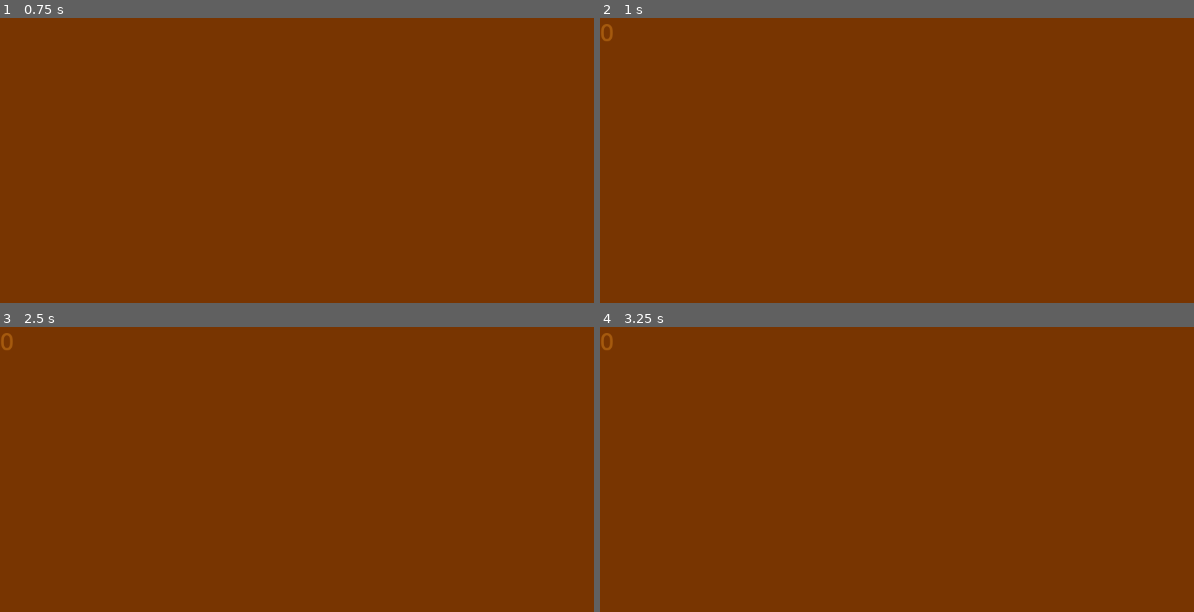
Above: before the commit, frames 1-4 (two rows, left to right).
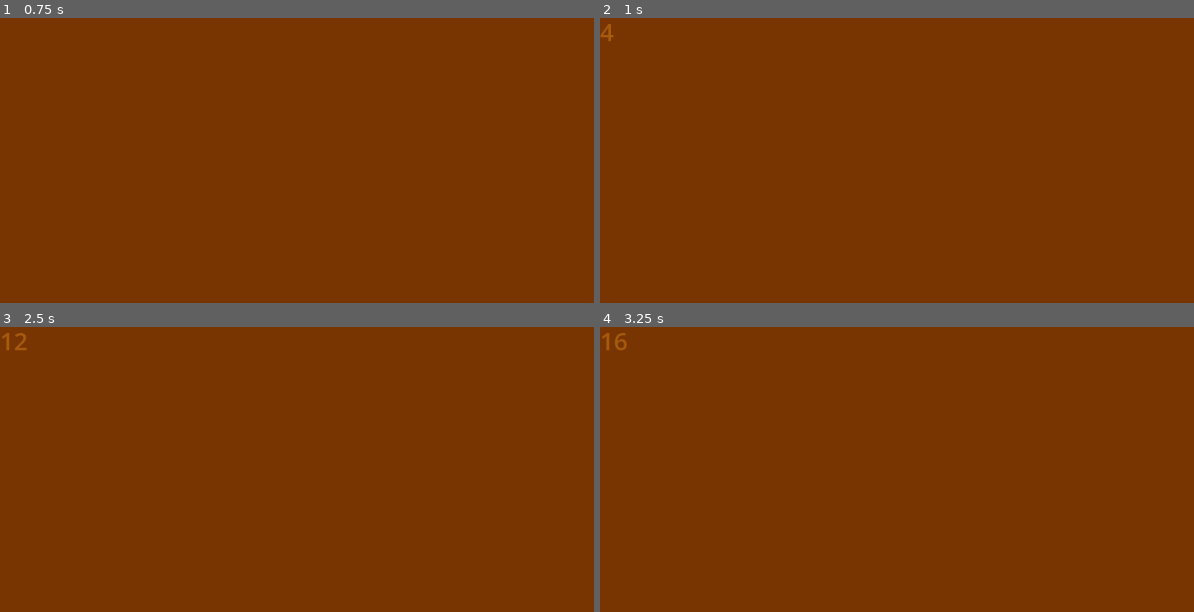
Above: after the commit, the same moments.

Repository: OscarPindaro/GodotWildJam63
Game: Godot game, scene res://scenes/minigames/scratch/scratch_base.tscn
Same seed, same stepped clock (60 frames per second), same inputs: the game is played once before the commit and once after it. Before the commit the project has no main scene; this scene is started directly in both runs. Sound files missing from this copy of the repository are replaced by a short silence.
Inputs (mouse positions are in pixels of both pictures, inside the frame that each line leads up to):
- Up to frame 1 (0.75 s): tap Enter at 0.5 s; move the mouse to (576, 217) at 0.52 s; click (576, 217) at 0.67 s
- Up to frame 2 (1 s): no input
- Up to frame 3 (2.5 s): tap Space at 1.25 s; move the mouse to (237, 572) at 1.27 s; click (237, 572) at 1.42 s; tap Enter at 2 s; move the mouse to (481, 449) at 2.02 s; click (481, 449) at 2.17 s
- Up to frame 4 (3.25 s): tap Space at 2.75 s; move the mouse to (outside the picture) at 2.77 s; click (outside the picture) at 2.92 s

Frame 1 is identical in both runs. In frame 2, less than 0.1% of the frame differs, in the area x 0-3%, y 2-9%; in frame 3, 0.1%; in frame 4, 0.1%, in the area x 0-5%, y 2-9%.

Commit message:
drop glass minigame

Diff:
--- a/Asset/Scripts/Main.gd
+++ b/Asset/Scripts/Main.gd
@@ -1,4 +1,4 @@
-extends Node2D
+extends "res://scenes/minigames/BaseMinigame.gd"
 #load
 var Pad  = preload("res://scenes/minigames/scratch/taglio.tscn")
 #var Line = preload("res://scenes/minigames/Line.tscn")
@@ -6,6 +6,7 @@
 #??
 var CC = Sprite2D
 var PT = Label
+var SE = AudioStreamPlayer2D
 #var
 var curentComplition = 0
 var maxComplition = 100
@@ -27,6 +28,9 @@
 	var nodePath2:NodePath = "./PT"
 	PT = Label.new()
 	PT = get_node(nodePath2)
+	var nodePath3:NodePath = "./SE"
+	SE = AudioStreamPlayer2D.new()
+	SE = get_node(nodePath3)
 	pass
 
 func _process(delta):
@@ -38,12 +42,15 @@
 			if event.button_index == MOUSE_BUTTON_LEFT and event.is_pressed():
 				isPressed = true
 				startPoint = CC._returnMousePos()
+				#start sound
+				SE.play()
 		if event is InputEventMouseButton and isPressed == true:
 			if  (event.button_index == MOUSE_BUTTON_LEFT and event.is_released()):
 				timer = 0
 				endPoint = CC._returnMousePos()
 				_spawnSquare()
 				isPressed = false
+				SE.stop()
 ###################################
 func _spawnSquare():
 	#spawn square
--- a/Asset/Scripts/Pad.gd
+++ b/Asset/Scripts/Pad.gd
@@ -25,6 +25,13 @@
 
 	res["width"] = abs(endPoint.x - startPoint.x)
 	res["height"] = abs(endPoint.y - startPoint.y)
+
+	if res["width"] < 20:
+		res["width"] = 20
+	if res["height"] <20:
+		res["height"] = 20
+
+
 	Area = res["width"] * res["height"]
 	return res
 
@@ -44,9 +51,14 @@
 func _setPosition(startPoint, endPoint, pad):
 	var temp = Vector2(startPoint.x,startPoint.y)
 	pad.set_position(temp)
+
+
 	var AC = abs(endPoint.x - startPoint.x)
 	var BC =  abs(endPoint.y - startPoint.y)
+
 	var a = atan(BC/AC)
 	var degrees = a * (180 / PI)
+
 	pad.rotate(degrees)
+
 	pass
--- a/project.godot
+++ b/project.godot
@@ -11,6 +11,7 @@
 [application]
 
 config/name="Godot Wild Jam 63"
+run/main_scene="res://scenes/minigames/scratch/wolrd.tscn"
 config/features=PackedStringArray("4.1", "GL Compatibility")
 config/icon="res://icon.svg"
 
--- a/scenes/minigames/BaseMinigame.gd
+++ b/scenes/minigames/BaseMinigame.gd
@@ -1,3 +1,5 @@
+class_name BaseMinigame
+
 extends Node2D
 
 var announcer_audio_player : AudioStreamPlayer
--- /dev/null
+++ b/scenes/minigames/DropGlass/Asset/a.tscn
@@ -0,0 +1,10 @@
+[gd_scene load_steps=3 format=3 uid="uid://doc1j68x5ix37"]
+
+[ext_resource type="Texture2D" uid="uid://cb3stn2027hvg" path="res://scenes/minigames/DropGlass/Asset/A.png" id="1_8rkfj"]
+[ext_resource type="Script" path="res://scenes/minigames/DropGlass/Script/Glass.gd" id="2_yugdm"]
+
+[node name="A" type="Sprite2D"]
+texture = ExtResource("1_8rkfj")
+script = ExtResource("2_yugdm")
+
+[node name="Area2D" type="Area2D" parent="."]
--- /dev/null
+++ b/scenes/minigames/DropGlass/Asset/prefabs/A.tscn
@@ -0,0 +1,18 @@
+[gd_scene load_steps=4 format=3 uid="uid://duuwbhgwqnyi6"]
+
+[ext_resource type="Script" path="res://scenes/minigames/DropGlass/Script/Glass.gd" id="1_7haq2"]
+[ext_resource type="Texture2D" uid="uid://cb3stn2027hvg" path="res://scenes/minigames/DropGlass/Asset/A.png" id="1_vhthe"]
+
+[sub_resource type="RectangleShape2D" id="RectangleShape2D_xrrdh"]
+size = Vector2(492, 470)
+
+[node name="Node2D" type="Area2D"]
+script = ExtResource("1_7haq2")
+
+[node name="Sprite2D" type="Sprite2D" parent="."]
+scale = Vector2(0.25, 0.25)
+texture = ExtResource("1_vhthe")
+
+[node name="CollisionShape2D" type="CollisionShape2D" parent="."]
+scale = Vector2(0.25, 0.25)
+shape = SubResource("RectangleShape2D_xrrdh")
--- /dev/null
+++ b/scenes/minigames/DropGlass/Asset/prefabs/B.tscn
@@ -0,0 +1,18 @@
+[gd_scene load_steps=4 format=3 uid="uid://cslomv7i52myw"]
+
+[ext_resource type="Script" path="res://scenes/minigames/DropGlass/Script/Glass.gd" id="1_3q2kg"]
+[ext_resource type="Texture2D" uid="uid://byuyw6h4s3bs8" path="res://scenes/minigames/DropGlass/Asset/B.jpeg" id="1_8p8hu"]
+
+[sub_resource type="RectangleShape2D" id="RectangleShape2D_avwgb"]
+size = Vector2(696, 683)
+
+[node name="Node2D" type="Area2D"]
+script = ExtResource("1_3q2kg")
+
+[node name="Sprite2D" type="Sprite2D" parent="."]
+scale = Vector2(0.25, 0.25)
+texture = ExtResource("1_8p8hu")
+
+[node name="CollisionShape2D" type="CollisionShape2D" parent="."]
+scale = Vector2(0.2, 0.2)
+shape = SubResource("RectangleShape2D_avwgb")
--- /dev/null
+++ b/scenes/minigames/DropGlass/Asset/prefabs/C.tscn
@@ -0,0 +1,18 @@
+[gd_scene load_steps=4 format=3 uid="uid://dm5rpnwk07vmq"]
+
+[ext_resource type="Script" path="res://scenes/minigames/DropGlass/Script/Glass.gd" id="1_x42pv"]
+[ext_resource type="Texture2D" uid="uid://b5j83uykej4m2" path="res://scenes/minigames/DropGlass/Asset/C.jpeg" id="1_xb71b"]
+
+[sub_resource type="RectangleShape2D" id="RectangleShape2D_n5njl"]
+size = Vector2(475, 499)
+
+[node name="Node2D" type="Area2D"]
+script = ExtResource("1_x42pv")
+
+[node name="Sprite2D" type="Sprite2D" parent="."]
+scale = Vector2(0.25, 0.25)
+texture = ExtResource("1_xb71b")
+
+[node name="CollisionShape2D" type="CollisionShape2D" parent="."]
+scale = Vector2(0.25, 0.25)
+shape = SubResource("RectangleShape2D_n5njl")
--- /dev/null
+++ b/scenes/minigames/DropGlass/Script/Glass.gd
@@ -0,0 +1,104 @@
+extends Area2D
+
+var speed = 50
+var deltaT = 0.0
+var bMove = false
+var bUp = true
+var bRight = true
+
+var Player
+# Called when the node enters the scene tree for the first time.
+func _ready():
+	pass # Replace with function body.
+
+
+# Called every frame. 'delta' is the elapsed time since the previous frame.
+func _process(delta):
+	if bMove == true:
+		deltaT += delta
+		if bRight == true:
+			position.x -= speed * delta
+		else:
+			position.x += speed * delta
+		if bUp == true:
+			position.y -= speed * delta
+		else:
+			position.y += speed * delta
+	if deltaT > 1.5:
+		deltaT = 0
+		bUp = false
+		bRight = false
+		bMove = false
+func _doAll(v2Cord):
+	#_setSize(FatherSize,_relativeSize())
+	_setPosition(v2Cord)
+	pass
+
+func _relativeSize():
+	var res = {"width":0,"height":0}
+
+	return res
+
+func _setSize(fatherSize,relativeSize):
+	var xZ = fatherSize.x
+	var yZ = fatherSize.y
+
+	var xC = relativeSize.width
+	var yC = relativeSize.height
+
+	var Fx = (xC * 100)/xZ
+	var Fy = (yC * 100)/xZ
+
+	self.scale.x = Fx/30
+	self.scale.y = Fy/30
+
+func _setPosition(v2Cords):
+	#var temp = Vector2(startPoint.x,startPoint.y)
+	self.set_position(v2Cords)
+
+
+	#var AC = abs(endPoint.x - startPoint.x)
+	#var BC =  abs(endPoint.y - startPoint.y)
+
+	#var a = atan(BC/AC)
+	#var degrees = a * (180 / PI)
+
+	#pad.rotate(degrees)
+
+	pass
+
+func _yameteeeEEEEEEE(posCat):
+	var catX = abs(posCat.x)
+	var catY = abs(posCat.y)
+
+	var glaX = abs(self.global_position.x)
+	var glaY = abs(self.global_position.y)
+
+	if catX < glaX:
+		bRight = false
+	if catY < glaY:
+		bUp = false
+	bMove = true
+
+func _iMOBMB(player):
+	Player = player
+
+func _on_area_2d_area_entered(area):
+	if area.is_in_group("bicchieri"):
+		area.hide()# Replace with function body.
+		Player.GlassOutGimePoint()
+
+func _on_area_2d_2_area_entered(area):
+	if area.is_in_group("bicchieri"):
+		area.hide()# Replace with function body.
+		Player.GlassOutGimePoint()
+
+func _on_area_2d_3_area_entered(area):
+	if area.is_in_group("bicchieri"):
+		area.hide()# Replace with function body.
+		Player.GlassOutGimePoint()
+
+func _on_area_2d_4_area_entered(area):
+	if area.is_in_group("bicchieri"):
+		area.hide()# Replace with function body.
+		Player.GlassOutGimePoint()
--- /dev/null
+++ b/scenes/minigames/DropGlass/Script/Label.gd
@@ -0,0 +1,16 @@
+extends Label
+
+var testo = ""
+
+# Called when the node enters the scene tree for the first time.
+func _ready():
+	pass # Replace with function body.
+
+# Called every frame. 'delta' is the elapsed time since the previous frame.
+func _process(delta):
+	pass
+
+func _grabData(data):
+	testo = str(data)
+	var my_label = self
+	my_label.text = testo
--- /dev/null
+++ b/scenes/minigames/DropGlass/Script/OOB.gd
@@ -0,0 +1,11 @@
+extends Area2D
+
+
+# Called when the node enters the scene tree for the first time.
+func _ready():
+	pass # Replace with function body.
+
+
+# Called every frame. 'delta' is the elapsed time since the previous frame.
+func _process(delta):
+	pass
--- /dev/null
+++ b/scenes/minigames/DropGlass/Script/Player.gd
@@ -0,0 +1,142 @@
+extends Node2D
+
+var World: Node2D
+
+var G1: Area2D
+var G2: Area2D
+var G3: Area2D
+var G4: Area2D
+var G5: Area2D
+
+@onready var collision_shape = $CollisionShape2D
+
+
+var speed = 300
+var deltaM
+
+var bG1 = false
+var bG2 = false
+var bG3 = false
+var bG4 = false
+var bG5 = false
+var cheatCode = false
+var bMUp = true
+var bMLeft = true
+var bMRight = true
+var bMDown = true
+var bDone = false
+var block = false
+
+var totalPoint = 0
+var timer = 50
+var ASACHI = 0
+func _ready():
+	bDone = true
+
+func _process(delta):
+	if bDone == true:
+		timer -= delta
+		deltaM = delta
+
+
+
+func _input(event):
+	if block == false:
+		print("x: ", global_position.x, "  y: ", global_position.y)
+		if bMUp == true and event is InputEventKey and event.as_text_keycode() == "W":
+			self.global_position.y -= speed * deltaM
+		if bMLeft == true and event is InputEventKey and event.as_text_keycode() == "A":
+			self.global_position.x -= speed * deltaM
+		if bMDown == true and event is InputEventKey and event.as_text_keycode() == "S":
+			self.global_position.y += speed * deltaM
+		if bMLeft == true and event is InputEventKey and event.as_text_keycode() == "D":
+			self.global_position.x += speed * deltaM
+		if bG1 == true or bG2 == true or bG3 == true or bG4 == true or bG5 == true :
+			if event is InputEventKey and event.as_text_keycode() == "P":
+				if bG1 == true:
+					G1._yameteeeEEEEEEE(self.global_position)
+				if bG2 == true:
+					G2._yameteeeEEEEEEE(self.global_position)
+				if bG3 == true:
+					G3._yameteeeEEEEEEE(self.global_position)
+				if bG4 == true:
+					G4._yameteeeEEEEEEE(self.global_position)
+				if bG5 == true:
+					G5._yameteeeEEEEEEE(self.global_position)
+		if cheatCode == true and event is InputEventKey and event.as_text_keycode() == "P":
+			ORIEGETON()
+
+func _on_node_2d_area_entered(area):
+		bG1 = true
+
+func _on_node_2d_2_area_entered(area):
+		bG2 = true
+
+func _on_node_2d_3_area_entered(area):
+		bG3 = true
+
+func _on_node_2d_4_area_entered(area):
+		bG4 = true
+
+func _on_node_2d_5_area_entered(area):
+		bG5 = true
+
+
+func _on_node_2d_area_exited(area):
+	bG1 = false
+
+func _on_node_2d_2_area_exited(area):
+	bG2 = false
+
+func _on_node_2d_3_area_exited(area):
+	bG3 = false
+
+func _on_node_2d_4_area_exited(area):
+	bG4 = false
+
+func _on_node_2d_5_area_exited(area):
+	bG5 = false
+
+func _nowMakeSense(g1,g2,g3,g4,g5):
+	G1 = g1
+	G2 = g2
+	G3 = g3
+	G4 = g4
+	G5 = g5
+	G1._iMOBMB(self)
+	G2._iMOBMB(self)
+	G3._iMOBMB(self)
+	G4._iMOBMB(self)
+	G5._iMOBMB(self)
+
+func _unBet(world):
+	World = world
+
+func _returnTimer():
+	return timer
+
+func GlassOutGimePoint():
+	World.PushOut()
+
+func ORIEGETON():
+	#estendimi l'area
+	collision_shape.shape.radius = collision_shape.shape.radius * 3
+	#aumenta la velocità dei glass
+	G1.speed = 100
+	G2.speed = 100
+	G3.speed = 100
+	G4.speed = 100
+	G5.speed = 100
+	#esegui
+	if bG1 == true or bG2 == true or bG3 == true or bG4 == true or bG5 == true :
+		if bG1 == true:
+			G1._yameteeeEEEEEEE(self.global_position)
+		if bG2 == true:
+			G2._yameteeeEEEEEEE(self.global_position)
+		if bG3 == true:
+			G3._yameteeeEEEEEEE(self.global_position)
+		if bG4 == true:
+			G4._yameteeeEEEEEEE(self.global_position)
+		if bG5 == true:
+			G5._yameteeeEEEEEEE(self.global_position)
+	pass
--- /dev/null
+++ b/scenes/minigames/DropGlass/Script/Table.gd
@@ -0,0 +1,11 @@
+extends Node2D
+
+
+# Called when the node enters the scene tree for the first time.
+func _ready():
+	pass # Replace with function body.
+
+
+# Called every frame. 'delta' is the elapsed time since the previous frame.
+func _process(delta):
+	pass
--- /dev/null
+++ b/scenes/minigames/DropGlass/Script/World.gd
@@ -0,0 +1,73 @@
+extends Node2D
+#load
+##glasees
+@onready var Glass1 = $Control/Node2D
+@onready var Glass2 = $Control/Node2D2
+@onready var Glass3 = $Control/Node2D3
+@onready var Glass4 = $Control/Node2D4
+@onready var Glass5 = $Control/Node2D5
+
+var LTimer = Label
+var LPoint = Label
+
+var Table = Sprite2D
+var TableArea = Area2D
+
+var Player = Sprite2D
+var PlayerArea = Area2D
+
+var spawned = 0
+var block = true
+var GlassesCreate = []
+var totalPoint = 0
+##################################
+func _ready():
+	var nodePath:NodePath = "./TablePadre"
+	Table = Sprite2D.new()
+	Table = get_node(nodePath)
+	var nodePath2:NodePath = "./PlayerPadre"
+	Player = Sprite2D.new()
+	Player = get_node(nodePath2)
+	#var DCS = Table.get_child(1).shape.extents
+	Player._unBet(self)
+	Player._nowMakeSense(Glass1,Glass2,Glass3,Glass4,Glass5)
+	var nodePath5:NodePath = "./Point"
+	LPoint = Sprite2D.new()
+	LPoint = get_node(nodePath5)
+	var nodePath6:NodePath = "./Timer"
+	LTimer = Sprite2D.new()
+	LTimer = get_node(nodePath6)
+
+func _process(delta):
+	LTimer._grabData(Player._returnTimer())
+
+func _input(event):
+	pass
+###################################
+
+func _getRandomValidLocation(DCS):
+	var res = Vector2(0,0)
+	#prendi due numeri random che all'interno della shape
+	var randomX = randi_range(100, DCS.x-100)
+	var randomY = randi_range(100, DCS.y-100)
+	#controllo che non sono vicino a niente
+	res.x = randomX
+	res.y = randomY
+
+	#quando istanzio, devo salvare il v2 con la size della collision dunque un dizionario con due v2
+	#per il check devo calcolarare le aree non disponibili per lo spawn
+
+
+
+#	for q in GlassesCreate:
+#		if abs((q["cords"].x - randomX)) < 10:
+#			pass
+
+
+
+
+	return res
+
+func PushOut():
+	totalPoint = totalPoint + (10 * Player._returnTimer())
+	LPoint._grabData(totalPoint)
--- /dev/null
+++ b/scenes/minigames/DropGlass/world.tscn
@@ -0,0 +1,153 @@
+[gd_scene load_steps=18 format=3 uid="uid://builj7pcu3rcw"]
+
+[ext_resource type="Texture2D" uid="uid://b1iq4habcecsn" path="res://scenes/minigames/DropGlass/Asset/Senza titolo.png" id="1_gtycp"]
+[ext_resource type="Script" path="res://scenes/minigames/DropGlass/Script/World.gd" id="1_x6uib"]
+[ext_resource type="Script" path="res://scenes/minigames/DropGlass/Script/Table.gd" id="2_3d6jg"]
+[ext_resource type="Texture2D" uid="uid://bnhjydw2dolk4" path="res://icon.svg" id="3_gpohj"]
+[ext_resource type="Script" path="res://scenes/minigames/DropGlass/Script/Player.gd" id="4_pfi8q"]
+[ext_resource type="PackedScene" uid="uid://duuwbhgwqnyi6" path="res://scenes/minigames/DropGlass/Asset/prefabs/A.tscn" id="6_3ljht"]
+[ext_resource type="PackedScene" uid="uid://cslomv7i52myw" path="res://scenes/minigames/DropGlass/Asset/prefabs/B.tscn" id="7_bspd1"]
+[ext_resource type="PackedScene" uid="uid://dm5rpnwk07vmq" path="res://scenes/minigames/DropGlass/Asset/prefabs/C.tscn" id="8_xsx3v"]
+[ext_resource type="Script" path="res://scenes/minigames/DropGlass/Script/OOB.gd" id="9_est1g"]
+[ext_resource type="Script" path="res://scenes/minigames/DropGlass/Script/Label.gd" id="10_5d33d"]
+
+[sub_resource type="CircleShape2D" id="CircleShape2D_cicah"]
+radius = 72.0
+
+[sub_resource type="RectangleShape2D" id="RectangleShape2D_gdka6"]
+size = Vector2(89.6214, 5.06582)
+
+[sub_resource type="RectangleShape2D" id="RectangleShape2D_q8dmy"]
+size = Vector2(1.7624, 661)
+
+[sub_resource type="RectangleShape2D" id="RectangleShape2D_h1q3b"]
+size = Vector2(1.82768, 668)
+
+[sub_resource type="RectangleShape2D" id="RectangleShape2D_jwre1"]
+size = Vector2(90.7311, 21)
+
+[sub_resource type="LabelSettings" id="LabelSettings_a3gk1"]
+font_size = 50
+
+[sub_resource type="LabelSettings" id="LabelSettings_8n77s"]
+font_size = 50
+
+[node name="World" type="Node2D"]
+script = ExtResource("1_x6uib")
+
+[node name="TablePadre" type="Sprite2D" parent="."]
+position = Vector2(-3, -6)
+script = ExtResource("2_3d6jg")
+
+[node name="Table" type="Sprite2D" parent="TablePadre"]
+position = Vector2(704, 337)
+texture = ExtResource("1_gtycp")
+
+[node name="PlayerPadre" type="Area2D" parent="."]
+position = Vector2(303, 215)
+script = ExtResource("4_pfi8q")
+
+[node name="Player" type="Sprite2D" parent="PlayerPadre"]
+scale = Vector2(0.8, 0.8)
+texture = ExtResource("3_gpohj")
+
+[node name="CollisionShape2D" type="CollisionShape2D" parent="PlayerPadre"]
+shape = SubResource("CircleShape2D_cicah")
+
+[node name="Control" type="Control" parent="."]
+layout_mode = 3
+anchors_preset = 0
+offset_left = 66.0
+offset_top = 39.0
+offset_right = 1310.0
+offset_bottom = 602.0
+
+[node name="Node2D" parent="Control" groups=["bicchieri"] instance=ExtResource("6_3ljht")]
+position = Vector2(282, 400)
+
+[node name="Node2D2" parent="Control" groups=["bicchieri"] instance=ExtResource("7_bspd1")]
+position = Vector2(572, 143)
+
+[node name="Node2D3" parent="Control" groups=["bicchieri"] instance=ExtResource("8_xsx3v")]
+position = Vector2(1165, 93)
+
+[node name="Node2D4" parent="Control" groups=["bicchieri"] instance=ExtResource("8_xsx3v")]
+position = Vector2(994, 426)
+
+[node name="Node2D5" parent="Control" groups=["bicchieri"] instance=ExtResource("6_3ljht")]
+position = Vector2(639, 465)
+
+[node name="Control2" type="Control" parent="."]
+layout_mode = 3
+anchors_preset = 0
+offset_right = 40.0
+offset_bottom = 40.0
+
+[node name="Area2D" type="Area2D" parent="Control2"]
+position = Vector2(649, 0)
+scale = Vector2(15.32, 1)
+script = ExtResource("9_est1g")
+
+[node name="Up" type="CollisionShape2D" parent="Control2/Area2D"]
+position = Vector2(2.67624, 10)
+scale = Vector2(1.00357, 4.05336)
+shape = SubResource("RectangleShape2D_gdka6")
+
+[node name="Area2D2" type="Area2D" parent="Control2"]
+position = Vector2(649, 0)
+scale = Vector2(15.32, 1)
+script = ExtResource("9_est1g")
+
+[node name="Left" type="CollisionShape2D" parent="Control2/Area2D2"]
+position = Vector2(-41.0901, 331.5)
+shape = SubResource("RectangleShape2D_q8dmy")
+
+[node name="Area2D3" type="Area2D" parent="Control2"]
+position = Vector2(649, 0)
+scale = Vector2(15.32, 1)
+script = ExtResource("9_est1g")
+
+[node name="Right" type="CollisionShape2D" parent="Control2/Area2D3"]
+position = Vector2(48.0418, 335)
+shape = SubResource("RectangleShape2D_h1q3b")
+
+[node name="Area2D4" type="Area2D" parent="Control2"]
+position = Vector2(649, 0)
+scale = Vector2(15.32, 1)
+script = ExtResource("9_est1g")
+
+[node name="Down" type="CollisionShape2D" parent="Control2/Area2D4"]
+position = Vector2(3.59007, 655.5)
+shape = SubResource("RectangleShape2D_jwre1")
+
+[node name="Timer" type="Label" parent="."]
+offset_right = 40.0
+offset_bottom = 23.0
+scale = Vector2(1.20689, 1.4099)
+text = "TEST"
+label_settings = SubResource("LabelSettings_a3gk1")
+script = ExtResource("10_5d33d")
+
+[node name="Point" type="Label" parent="."]
+offset_left = 4.0
+offset_top = 119.0
+offset_right = 105.0
+offset_bottom = 191.0
+text = "Test"
+label_settings = SubResource("LabelSettings_8n77s")
+script = ExtResource("10_5d33d")
+
+[connection signal="area_entered" from="Control/Node2D" to="PlayerPadre" method="_on_node_2d_area_entered"]
+[connection signal="area_exited" from="Control/Node2D" to="PlayerPadre" method="_on_node_2d_area_exited"]
+[connection signal="area_entered" from="Control/Node2D2" to="PlayerPadre" method="_on_node_2d_2_area_entered"]
+[connection signal="area_exited" from="Control/Node2D2" to="PlayerPadre" method="_on_node_2d_2_area_exited"]
+[connection signal="area_entered" from="Control/Node2D3" to="PlayerPadre" method="_on_node_2d_3_area_entered"]
+[connection signal="area_exited" from="Control/Node2D3" to="PlayerPadre" method="_on_node_2d_3_area_exited"]
+[connection signal="area_entered" from="Control/Node2D4" to="PlayerPadre" method="_on_node_2d_4_area_entered"]
+[connection signal="area_exited" from="Control/Node2D4" to="PlayerPadre" method="_on_node_2d_4_area_exited"]
+[connection signal="area_entered" from="Control/Node2D5" to="PlayerPadre" method="_on_node_2d_5_area_entered"]
+[connection signal="area_exited" from="Control/Node2D5" to="PlayerPadre" method="_on_node_2d_5_area_exited"]
+[connection signal="area_entered" from="Control2/Area2D" to="Control/Node2D" method="_on_area_2d_area_entered"]
+[connection signal="area_entered" from="Control2/Area2D2" to="Control/Node2D2" method="_on_area_2d_2_area_entered"]
+[connection signal="area_entered" from="Control2/Area2D3" to="Control/Node2D" method="_on_area_2d_3_area_entered"]
+[connection signal="area_entered" from="Control2/Area2D4" to="Control/Node2D" method="_on_area_2d_4_area_entered"]
--- a/scenes/minigames/scratch/wolrd.tscn
+++ b/scenes/minigames/scratch/wolrd.tscn
@@ -1,9 +1,10 @@
-[gd_scene load_steps=6 format=3 uid="uid://dx6mboddkkntq"]
+[gd_scene load_steps=7 format=3 uid="uid://dx6mboddkkntq"]
 
 [ext_resource type="Script" path="res://Asset/Scripts/Main.gd" id="1_dfv5q"]
 [ext_resource type="Texture2D" uid="uid://dodrrwklj5rj4" path="res://images/Png/whiteSquare.png" id="2_hieye"]
 [ext_resource type="Script" path="res://Asset/Scripts/mouse.gd" id="3_ox8vj"]
 [ext_resource type="Script" path="res://Asset/Scripts/Label.gd" id="4_fnutm"]
+[ext_resource type="AudioStream" uid="uid://lkcaa2628y27" path="res://audio/Scratch_Sounds/long_Scratch2.wav" id="5_8qyuo"]
 
 [sub_resource type="LabelSettings" id="LabelSettings_kpr5b"]
 font_size = 35
@@ -27,3 +28,7 @@
 offset_bottom = 269.0
 label_settings = SubResource("LabelSettings_kpr5b")
 script = ExtResource("4_fnutm")
+
+[node name="SE" type="AudioStreamPlayer2D" parent="."]
+stream = ExtResource("5_8qyuo")
+volume_db = 20.0
Binary file added: scenes/minigames/DropGlass/Asset/A.png
Binary file added: scenes/minigames/DropGlass/Asset/B.jpeg
Binary file added: scenes/minigames/DropGlass/Asset/C.jpeg
Binary file added: scenes/minigames/DropGlass/Asset/Table.png
Not shown: 1 places in scenes/minigames/climb-tenda/tenda_base.tscn that only renumber resources
Not shown, added: scenes/minigames/DropGlass/wor6DBA.tmp
Not shown, added: scenes/minigames/DropGlass/wor85CF.tmp
